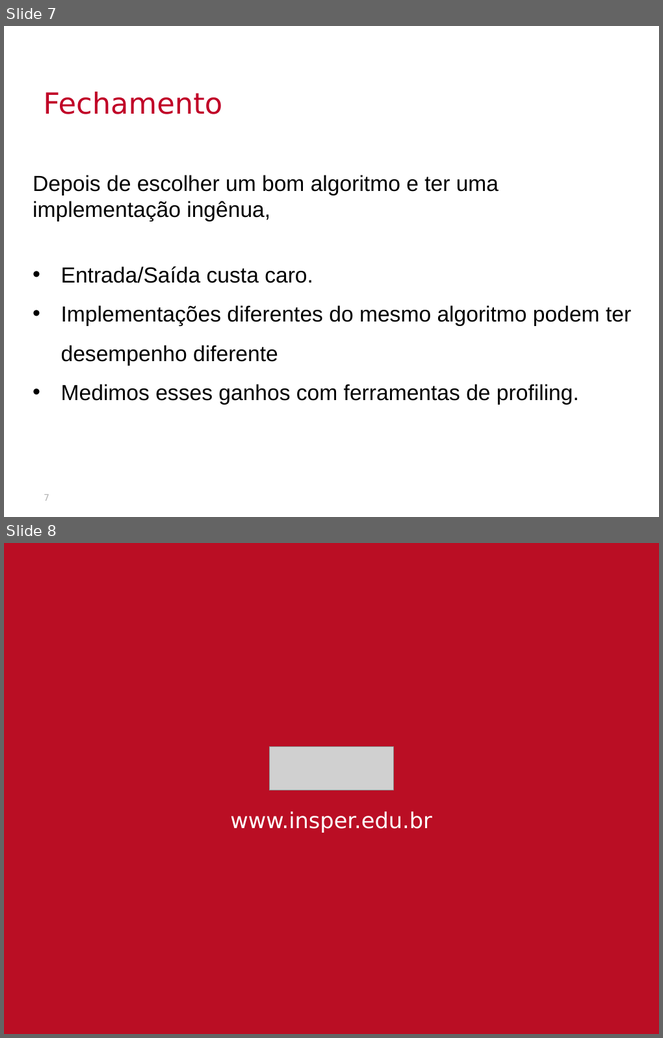
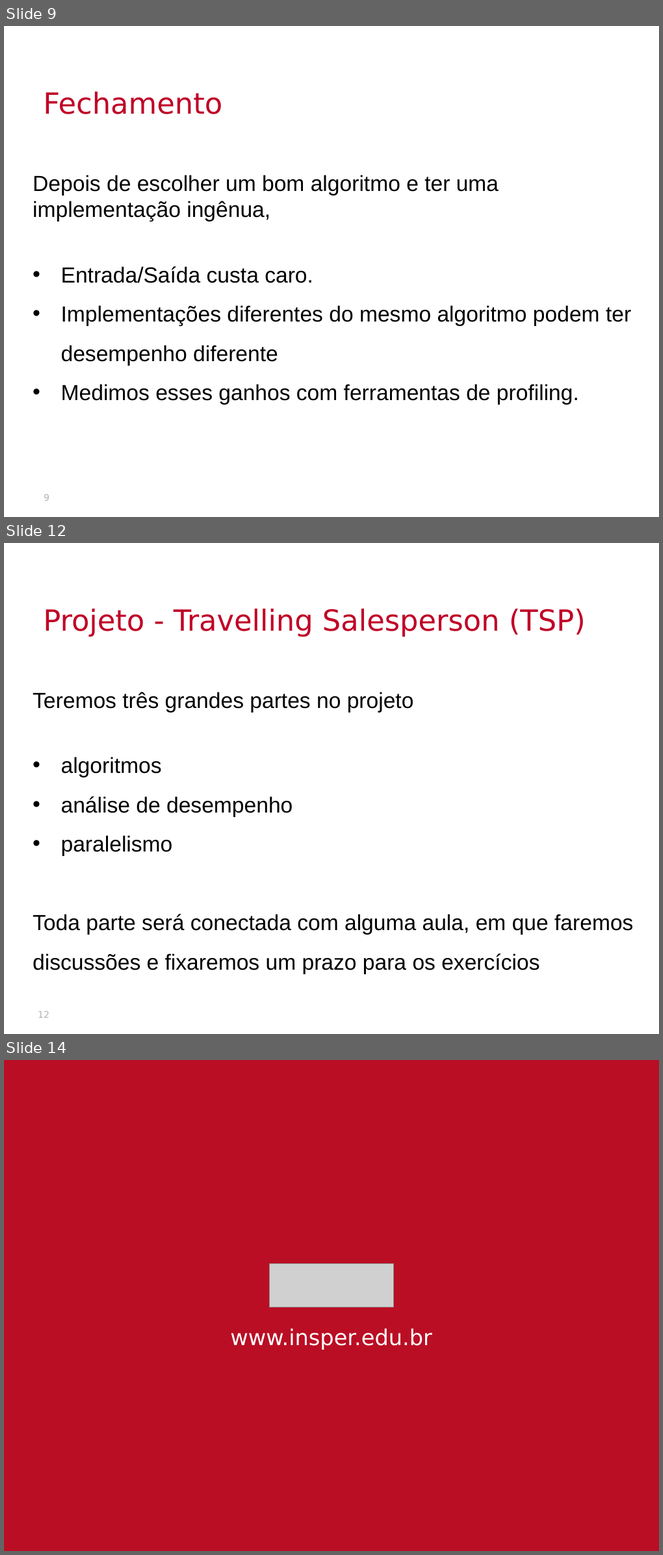
Before and after one commit to thalials/supercomp, a slide deck: aulas/03-profiling-e-projeto/slides.pptx. Shown one above the other, each under a label of ours: slides 7 and 8 before the commit, slides 9, 12 and 14 after it; the slides between them are not shown. The pictures are 663x1038 and 663x1555 pixels, drawn with LibreOffice and Linux fonts; fonts in the diff are those of the drawing; grey boxes stand for pictures; background and template pictures are left out. Boxes give left, top, right and bottom in pixels: in the first picture for what was removed or moved away, otherwise in the second. Text is boxed around its words. In the diff, an @@ line names an element or a change of style, - is before the commit and + after.

```diff
--- a/aulas/03-profiling-e-projeto/slides.pptx
+++ b/aulas/03-profiling-e-projeto/slides.pptx
@@ slide 12 added at bbox=[4, 543, 659, 1034], background picture (left out) @@
@@ text added at bbox=[43, 609, 586, 637], 32 pt, text #C00026 @@
+Projeto - Travelling Salesperson (TSP)
@@ text added at bbox=[33, 692, 633, 975], 24 pt, text #000000 @@
+Teremos três grandes partes no projeto
+• algoritmos
+• análise de desempenho
+• paralelismo
+Toda parte será conectada com alguma aula, em que faremos discussões e fixaremos um prazo para os exercícios
@@ page number added at bbox=[38, 1012, 50, 1018], 10 pt, text #B2B2B2 @@
+12
@@ what was slide 7 is now slide 9 @@
@@ page number at bbox=[44, 495, 50, 501]: text changed @@
-7
+9
@@ what was slide 8 is now slide 14 @@
```
Also in this commit, not shown: 1 slide changed, 5 other slides added, 28 other files.
